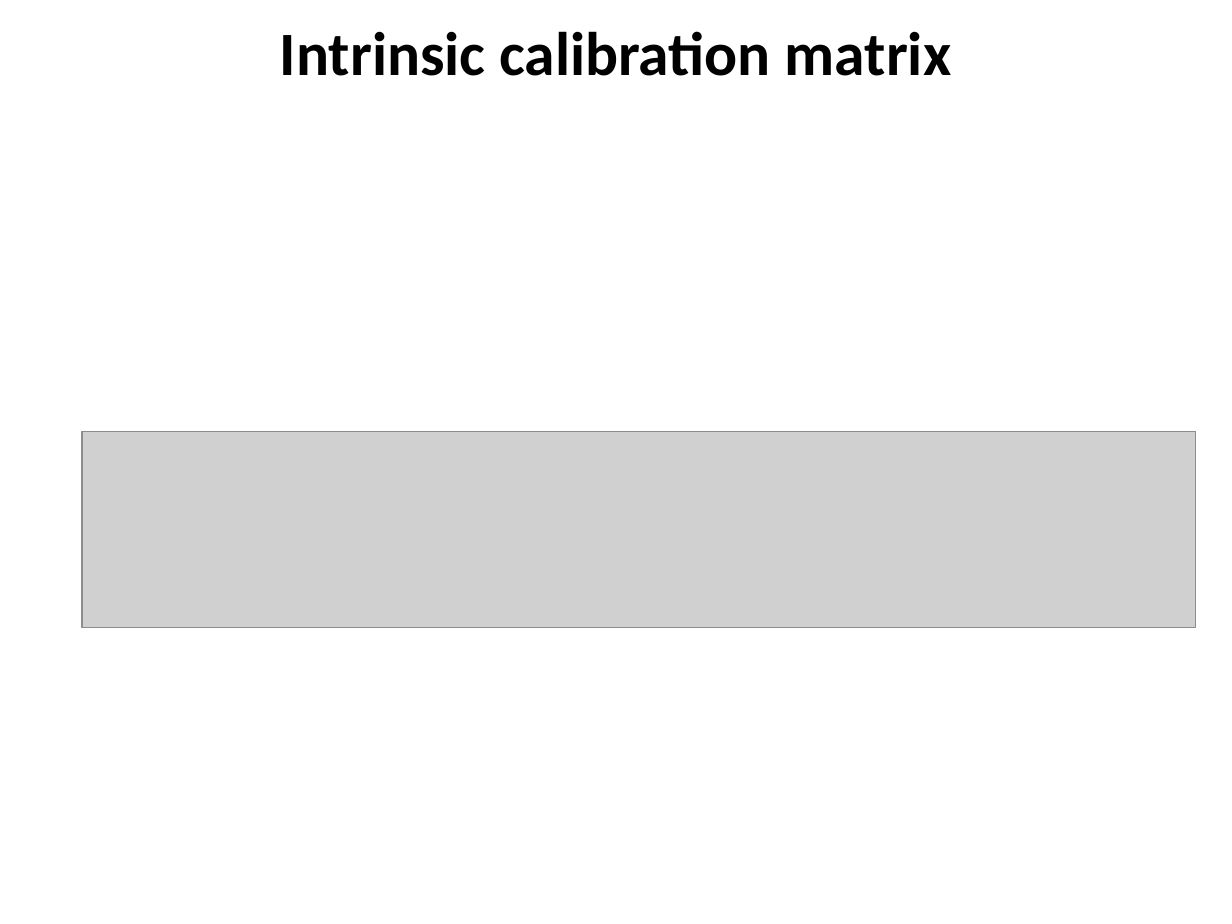
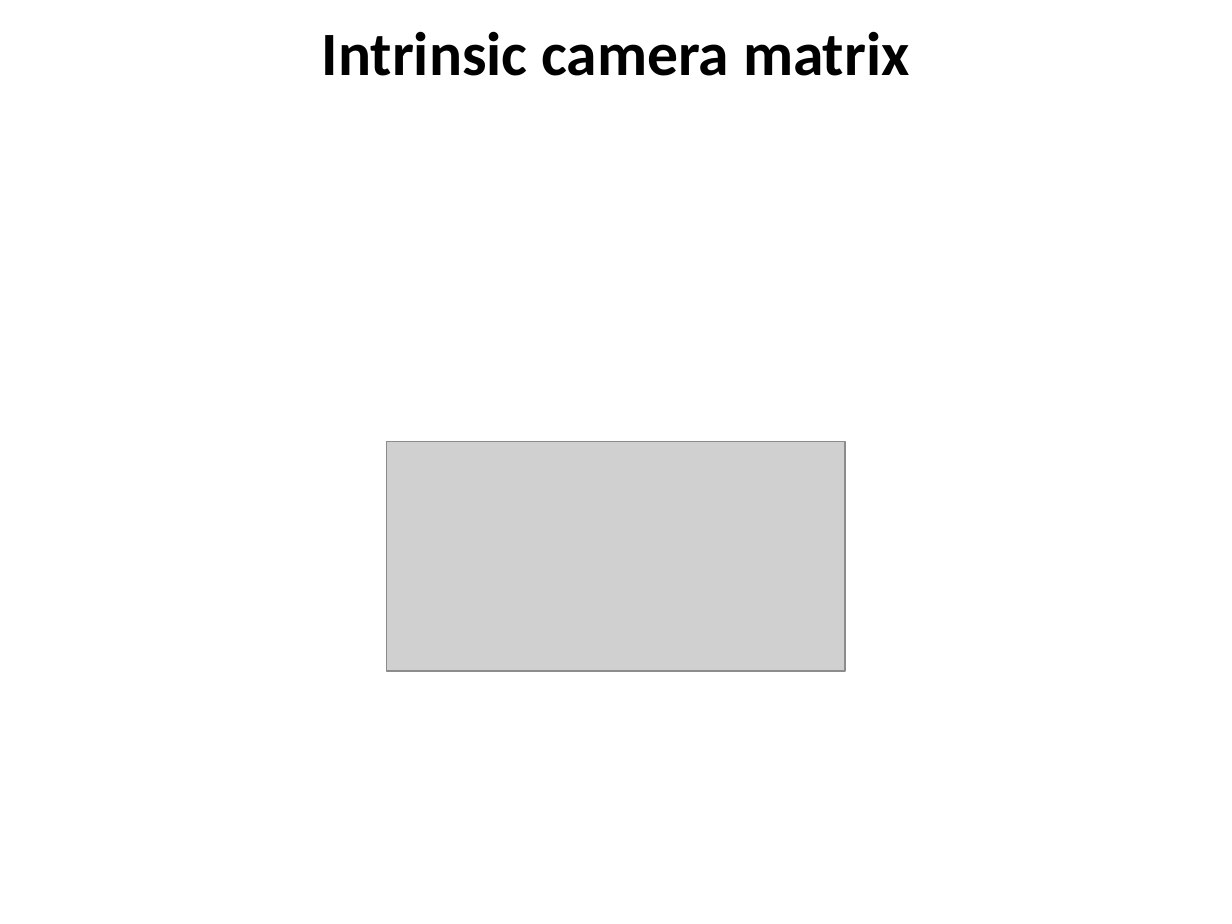
Before and after one commit to YoniChechik/AI_is_Math, a slide deck: slide 15 of c_07_camera_calibration/camera calibration.pptx (slide 13 before the commit). Drawn at 1232x924 pixels with LibreOffice and Linux fonts; fonts in the diff are those of the drawing; grey boxes stand for pictures. Boxes give left, top, right and bottom in pixels: in the first picture for what was removed or moved away, otherwise in the second. Text is boxed around its words. In the diff, an @@ line names an element or a change of style, - is before the commit and + after.

```diff
--- a/c_07_camera_calibration/camera calibration.pptx
+++ b/c_07_camera_calibration/camera calibration.pptx
@@ title at (x1=322, y1=31, x2=909, y2=76): text changed @@
-Intrinsic calibration matrix
+Intrinsic camera matrix
@@ picture removed at (x1=83, y1=431, x2=1196, y2=627) @@
@@ picture added at (x1=387, y1=441, x2=845, y2=670) @@
```
Also in this commit, not shown: 7 other slides changed, 6 slides added, 3 slides removed, 2 other files.
